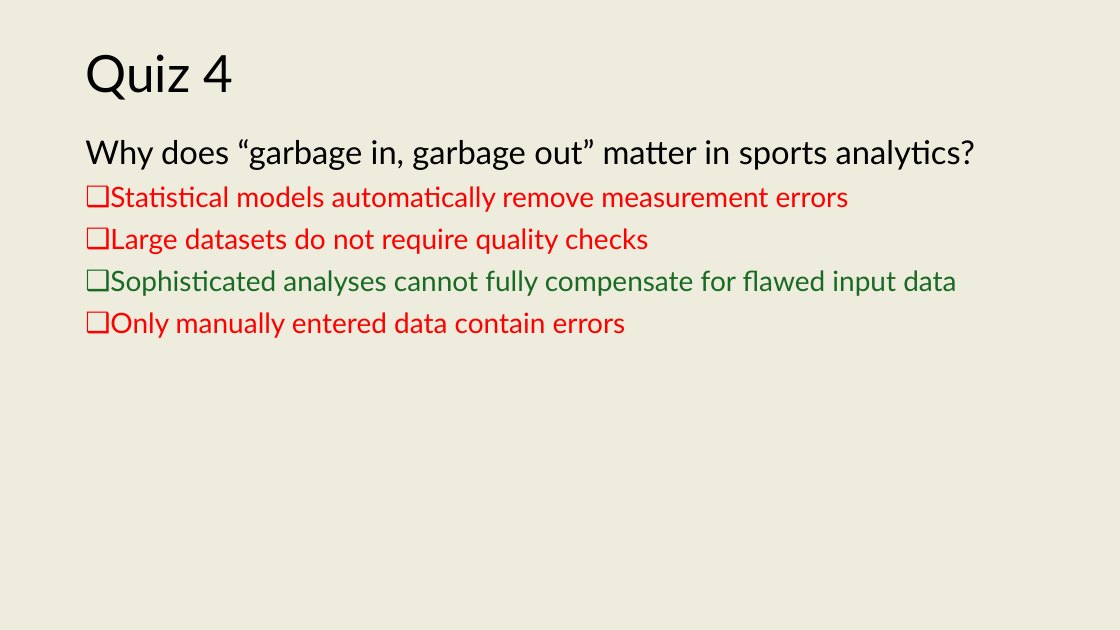
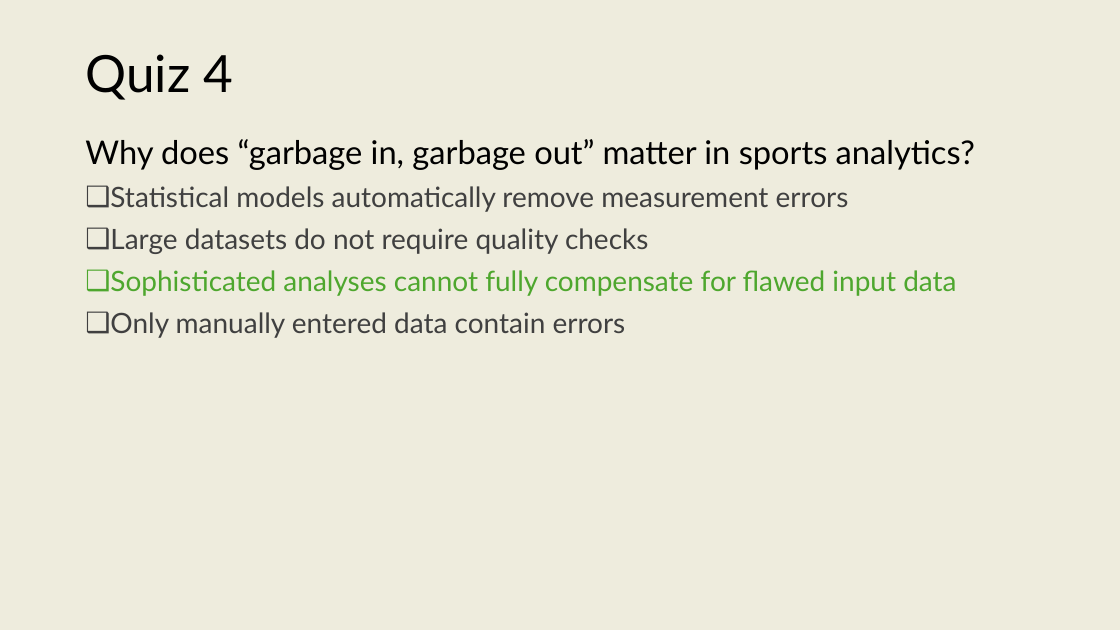
Before and after one commit to onishisaryu/HES-3000-Sports-Data-Analytics, a slide deck: slide 3 of pptx/Lecture7.pptx. Drawn at 1120x630 pixels with LibreOffice and Linux fonts; fonts in the diff are those of the drawing. Boxes give left, top, right and bottom in pixels: in the first picture for what was removed or moved away, otherwise in the second. Text is boxed around its words. In the diff, an @@ line names an element or a change of style, - is before the commit and + after.

```diff
--- a/pptx/Lecture7.pptx
+++ b/pptx/Lecture7.pptx
@@ text at box(110, 186, 956, 338): text colour #FF0000 to #404040 in "Statistical models automatically remove measurement errors", "Large datasets do not require quality checks", "Only manually entered data contain errors"; text colour #196B24 to #4EA72E in "Sophisticated analyses cannot fully compensate for flawed ..." @@
```
Also in this commit, not shown: 5 other slides changed, 2 slides added, 1 other file.
